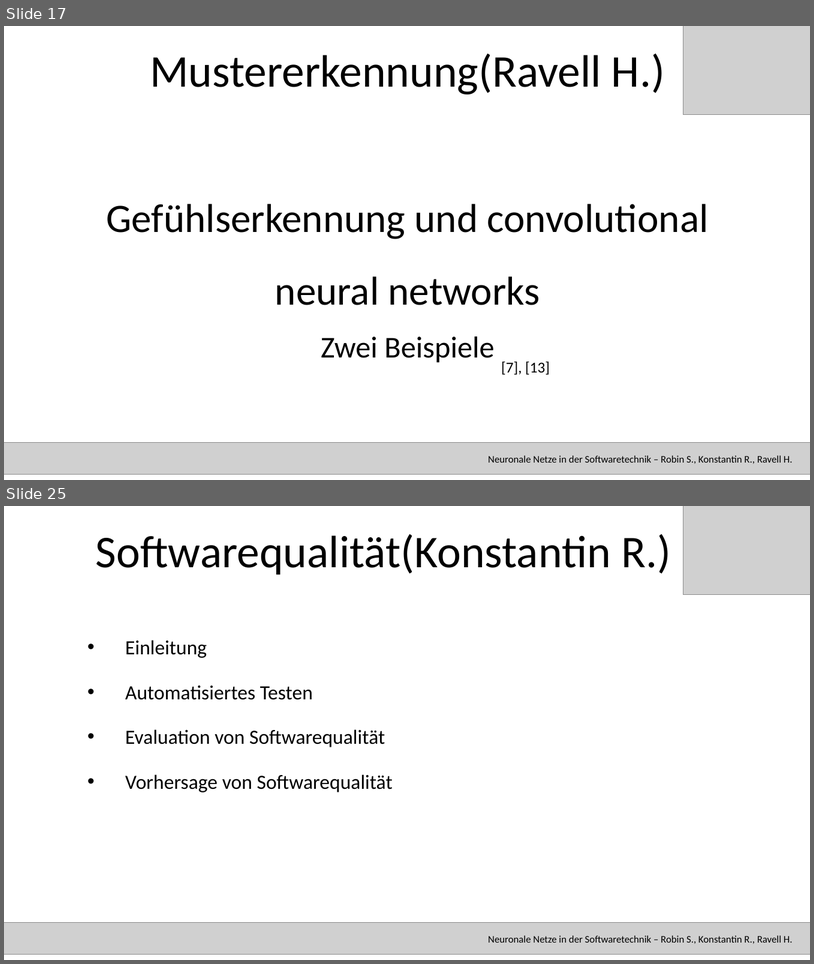
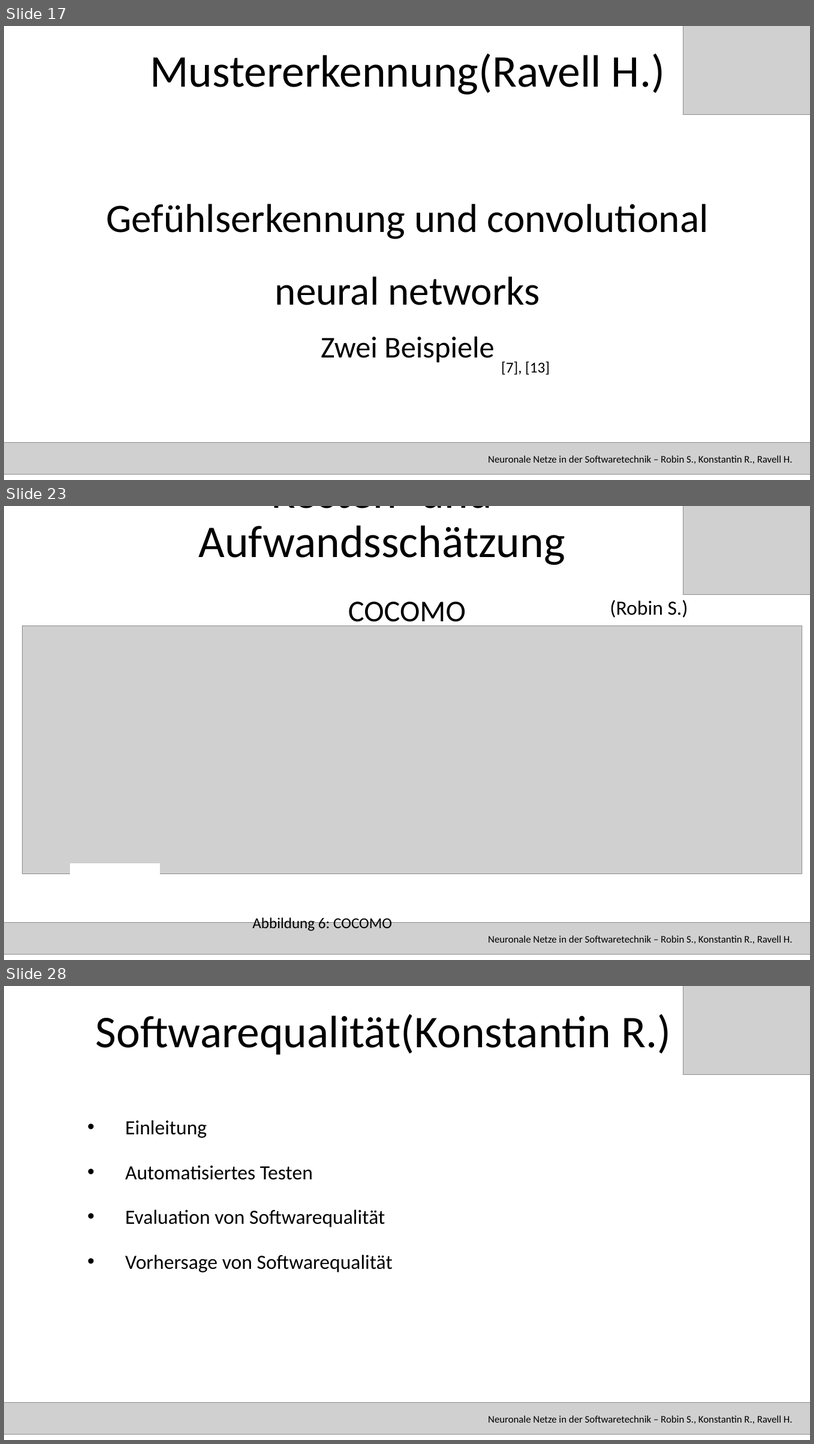
Before and after one commit to RavellHeerdegen/SATElite, a slide deck: SATPräsiMitBezeichnerUndRefs.pptx. Shown one above the other, each under a label of ours: slides 17 and 25 before the commit, slides 17, 23 and 28 after it; the slides between them are not shown. The pictures are 814x964 and 814x1444 pixels, drawn with LibreOffice and Linux fonts; fonts in the diff are those of the drawing; grey boxes stand for pictures. Boxes give left, top, right and bottom in pixels: in the first picture for what was removed or moved away, otherwise in the second. Text is boxed around its words. In the diff, an @@ line names an element or a change of style, - is before the commit and + after.

```diff
--- a/SATPräsiMitBezeichnerUndRefs.pptx
+++ b/SATPräsiMitBezeichnerUndRefs.pptx
@@ slide 23 added at (4, 506, 810, 960), background #FFFFFF @@
@@ title added at (198, 506, 565, 565), 54 pt, text #000000 @@
+Kosten- und Aufwandsschätzung
@@ picture added at (683, 506, 810, 595) @@
@@ text added at (348, 601, 466, 628), 36 pt, text #000000 @@
+COCOMO
@@ text added at (610, 600, 689, 618), 24 pt, text #000000 @@
+(Robin S.)
@@ picture added at (22, 626, 803, 874) @@
@@ rectangle added at (71, 864, 159, 884), fill #FFFFFF, outline #FFFFFF 1 pt @@
@@ text added at (252, 915, 392, 931), 18 pt, text #000000 @@
+Abbildung 6: COCOMO
@@ picture added at (4, 922, 810, 954) @@
@@ text added at (488, 935, 793, 943), 12 pt, text #000000 @@
+Neuronale Netze in der Softwaretechnik – Robin S., Konstantin R., Ravell H.
@@ what was slide 25 is now slide 28 @@
```
Also in this commit, not shown: 9 slides changed, 2 other slides added, 2 other files.
